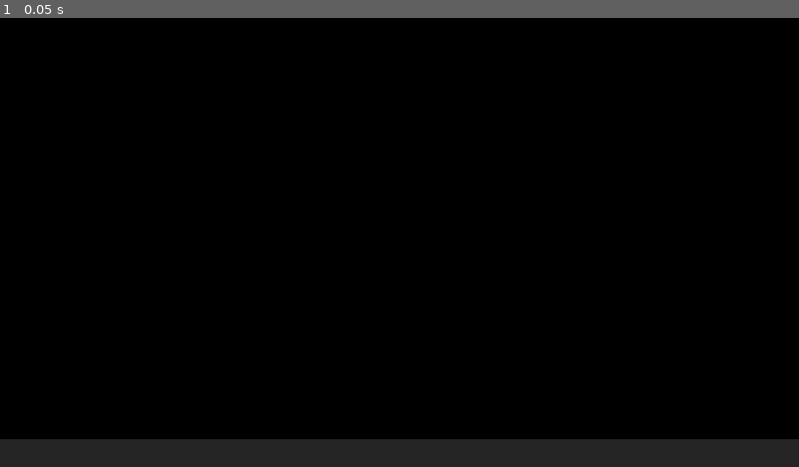
Above: before the commit, frame 1.
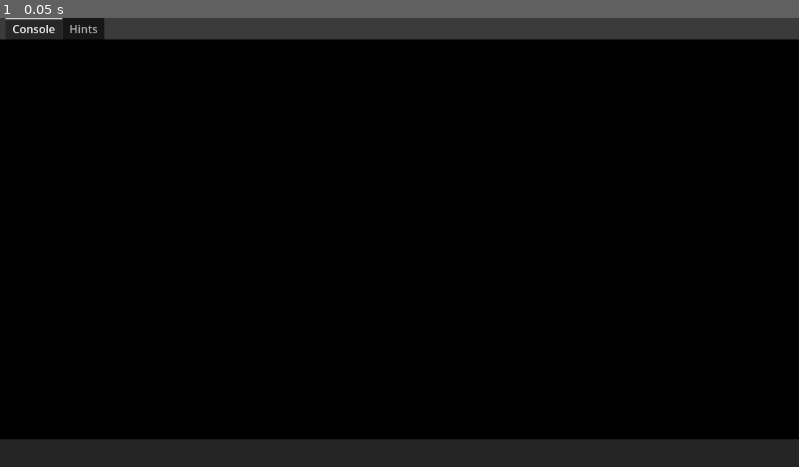
Above: after the commit, the same moment.

Repository: EmilyV99/GodotAP
Game: Godot game, scene res://ui/base_console.tscn
The game is run twice, just before and just after one commit, with the same random seed, the same clock (stepped at 60 frames per second) and the same inputs. This scene is started directly instead of the project's main scene.
Inputs:
- Up to frame 1 (0.05 s): no input

The runs differ from the first frame. In frame 1, 4.7% of the frame differs, in the area x 0-100%, y 0-5%.

Commit message:
cleanup, work on hints tab

Diff:
--- a/autoloads/archipelago.gd
+++ b/autoloads/archipelago.gd
@@ -118,7 +118,8 @@
 
 static var logging_file = null
 static func open_logger() -> void:
-	logging_file = FileAccess.open("user://ap/ap_log.log",FileAccess.WRITE)
+	if not logging_file:
+		logging_file = FileAccess.open("user://ap/ap_log.log",FileAccess.WRITE)
 static func close_logger() -> void:
 	if logging_file:
 		logging_file.close()
--- a/ui/base_console.gd
+++ b/ui/base_console.gd
@@ -153,19 +153,20 @@
 			if trim_pos < 0: trim_pos = text.length()
 			var subtext := text.substr(text_pos,trim_pos-text_pos)
 			var str_sz := c.get_string_size(subtext, _font_flags)
-			while data.x < data.r and data.x + str_sz.x >= data.r:
+			while data.x < data.r and data.x + str_sz.x >= data.r and trim_pos > text_pos:
 				while trim_pos > text_pos and not text[trim_pos-1].lstrip(" \t"):
 					trim_pos -= 1
 				while trim_pos > text_pos and text[trim_pos-1].lstrip(" \t"):
 					trim_pos -= 1
 				subtext = text.substr(text_pos,trim_pos-text_pos)
 				str_sz = c.get_string_size(subtext, _font_flags)
-			if data.x >= data.r or trim_pos <= text_pos: # no space! next line!
+			if trim_pos <= text_pos: # No space at all, window is too thin
+				break # abort to avoid infinite loop
+			if data.x >= data.r: # no space! next line!
 				data.newline(c)
 				while text_pos < text.length() and not text[text_pos].lstrip("\n"):
 					text_pos += 1
 				continue
-			subtext = text.substr(text_pos,trim_pos-text_pos)
 			if subtext.lstrip(" \t"): #not all whitespace
 				str_sz = c.get_string_size(subtext, _font_flags)
 				var col = color if color.a8 else c.font_color
@@ -273,7 +274,9 @@
 	return part
 
 func add_line(text: String, ttip := "", col := Color.TRANSPARENT) -> TextPart:
-	return add_text(text+"\n", ttip, col)
+	var ret = add_text(text, ttip, col)
+	ensure_newline()
+	return ret
 
 func add_linebreak(count := 1) -> LineBreakPart:
 	var part = LineBreakPart.new()
@@ -341,6 +344,7 @@
 	return get_viewport().get_mouse_position() - global_position + Util.MOUSE_OFFSET
 
 func refocus_part():
+	if Engine.is_editor_hint(): return
 	var pos := _get_mouse_pos()
 	var new_hover: ConsolePart = null
 	var hov_hb: Rect2
@@ -386,6 +390,9 @@
 		part.draw(self, _draw_data)
 	if hovered_part:
 		hovered_part.draw_hover(self, _draw_data)
+
+	if Engine.is_editor_hint(): return
+
 	var max_scroll = _draw_data.max_scroll()
 	if scroll > max_scroll:
 		scroll = max_scroll
--- a/ui/base_console.tscn
+++ b/ui/base_console.tscn
@@ -1,10 +1,8 @@
-[gd_scene load_steps=8 format=3 uid="uid://cgq7n1figlpu3"]
+[gd_scene load_steps=6 format=3 uid="uid://cgq7n1figlpu3"]
 
 [ext_resource type="Script" path="res://ui/console_container.gd" id="1_gj1xe"]
-[ext_resource type="Script" path="res://ui/base_console.gd" id="1_hvqhv"]
-[ext_resource type="Script" path="res://ui/console_tab.gd" id="2_6f1h8"]
-[ext_resource type="Script" path="res://ui/typing_bar.gd" id="3_37wlj"]
-[ext_resource type="SystemFont" uid="uid://73rjoc23d4ub" path="res://ui/console_font.tres" id="3_qc5eo"]
+[ext_resource type="PackedScene" uid="uid://c51q4vrwhlcl7" path="res://ui/console_tab.tscn" id="2_704wl"]
+[ext_resource type="Script" path="res://ui/hints_tab.gd" id="3_iwodb"]
 
 [sub_resource type="StyleBoxEmpty" id="StyleBoxEmpty_rud5c"]
 
@@ -28,70 +26,37 @@
 color = Color(0.231373, 0.231373, 0.231373, 1)
 
 [node name="Tabs" type="TabContainer" parent="."]
+custom_minimum_size = Vector2(1366, 705)
 layout_mode = 2
 theme_override_styles/panel = SubResource("StyleBoxEmpty_rud5c")
 theme_override_styles/tabbar_background = SubResource("StyleBoxFlat_5222u")
-tabs_visible = false
 tab_focus_mode = 0
 
-[node name="Console" type="VBoxContainer" parent="Tabs"]
+[node name="Console" parent="Tabs" instance=ExtResource("2_704wl")]
 layout_mode = 2
-script = ExtResource("2_6f1h8")
+theme_override_constants/separation = 0
 
-[node name="Cont" type="MarginContainer" parent="Tabs/Console"]
-layout_mode = 2
-theme_override_constants/margin_left = 0
-theme_override_constants/margin_top = 0
-theme_override_constants/margin_right = 0
-theme_override_constants/margin_bottom = 0
-
-[node name="BG" type="ColorRect" parent="Tabs/Console/Cont"]
-layout_mode = 2
-color = Color(0, 0, 0, 1)
-
-[node name="ConsoleMargin" type="MarginContainer" parent="Tabs/Console/Cont"]
-clip_contents = true
-layout_mode = 2
-size_flags_horizontal = 3
-size_flags_vertical = 3
-focus_next = NodePath("Console")
-focus_previous = NodePath("Console")
-focus_mode = 1
-theme_override_constants/margin_left = 8
-theme_override_constants/margin_top = 8
-theme_override_constants/margin_right = 8
-theme_override_constants/margin_bottom = 8
-
-[node name="Console" type="Control" parent="Tabs/Console/Cont/ConsoleMargin"]
-layout_mode = 2
-focus_next = NodePath("../../../TypingBar")
-focus_previous = NodePath("../../../TypingBar")
-focus_mode = 2
-mouse_filter = 1
-script = ExtResource("1_hvqhv")
-font = ExtResource("3_qc5eo")
-
-[node name="TooltipBG" type="ColorRect" parent="Tabs/Console/Cont/ConsoleMargin/Console"]
+[node name="Hints" type="VBoxContainer" parent="Tabs"]
 visible = false
 layout_mode = 2
-offset_right = 40.0
-offset_bottom = 40.0
-mouse_filter = 2
-color = Color(0.150075, 0.150075, 0.150075, 1)
+theme_override_constants/separation = 0
+script = ExtResource("3_iwodb")
 
-[node name="Tooltip" type="Label" parent="Tabs/Console/Cont/ConsoleMargin/Console/TooltipBG"]
-layout_mode = 0
-offset_right = 1.0
-offset_bottom = 23.0
-autowrap_mode = 2
+[node name="Header" type="HBoxContainer" parent="Tabs/Hints"]
+custom_minimum_size = Vector2(0, 50)
+layout_mode = 2
+size_flags_stretch_ratio = 0.0
 
-[node name="TypingBar" type="ColorRect" parent="Tabs/Console"]
+[node name="Button" type="Button" parent="Tabs/Hints/Header"]
 layout_mode = 2
-focus_next = NodePath(".")
-focus_previous = NodePath(".")
-focus_mode = 2
-color = Color(0.145266, 0.145266, 0.145266, 1)
-script = ExtResource("3_37wlj")
-font = ExtResource("3_qc5eo")
+size_flags_horizontal = 0
+text = "Receiving Player"
 
-[connection signal="send_text" from="Tabs/Console/TypingBar" to="Tabs/Console/Cont/ConsoleMargin/Console" method="send_msg"]
+[node name="Console" parent="Tabs/Hints" instance=ExtResource("2_704wl")]
+layout_mode = 2
+size_flags_vertical = 3
+
+[node name="TypingBar" parent="Tabs/Hints/Console" index="1"]
+visible = false
+
+[editable path="Tabs/Hints/Console"]
--- /dev/null
+++ b/ui/base_tab.gd
@@ -0,0 +1 @@
+class_name BaseTab extends VBoxContainer
--- a/ui/commonclient_console.tscn
+++ b/ui/commonclient_console.tscn
@@ -4,6 +4,7 @@
 
 [node name="ConsoleContainer" instance=ExtResource("1_aq3x3")]
 
-[node name="Hints" type="VBoxContainer" parent="Tabs" index="2"]
-visible = false
-layout_mode = 2
+[node name="Header" parent="Tabs/Hints" index="0"]
+size_flags_vertical = 3
+
+[editable path="Tabs/Console"]
--- a/ui/console_container.gd
+++ b/ui/console_container.gd
@@ -1,10 +1,19 @@
-class_name ConsoleContainer extends MarginContainer
+@tool class_name ConsoleContainer extends MarginContainer
 
 @onready var tabs: TabContainer = $Tabs
 @onready var console_tab: ConsoleTab = $Tabs/Console
+@onready var hints_tab: HintsTab = $Tabs/Hints
 @onready var console: BaseConsole = console_tab.console
 @onready var typing_bar: TypingBar = console_tab.typing_bar
 
+@export var hide_console_tab := false :
+	set(val):
+		hide_console_tab = val
+		refresh_hidden()
+@export var hide_hints_tab := false :
+	set(val):
+		hide_hints_tab = val
+		refresh_hidden()
 
 var console_window: Window :
 	get = get_console_window
@@ -18,15 +27,34 @@
 	console_window = p
 	return p
 
+func recount() -> int: ## Returns the number of visible tabs, and sets the tabbar's visibility.
+	var count := 0
+	for q in tabs.get_tab_count():
+		if not tabs.is_tab_hidden(q):
+			count += 1
+	tabs.tabs_visible = count > 1
+	return count
+
+func refresh_hidden() -> void:
+	if Engine.is_editor_hint(): return
+	if not is_node_ready(): return
+	tabs.set_tab_hidden(tabs.get_tab_idx_from_control(console_tab), hide_console_tab)
+	tabs.set_tab_hidden(tabs.get_tab_idx_from_control(hints_tab), hide_hints_tab)
+	while tabs.is_tab_hidden(tabs.get_tab_idx_from_control(tabs.get_current_tab_control())):
+		tabs.select_next_available()
+	recount()
+
 func _ready() -> void:
-	tabs.tabs_visible = tabs.get_child_count() > 1
+	refresh_hidden()
 	typing_bar.grab_focus()
 	console_window.size_changed.connect(update_cont_size)
 	update_cont_size()
 
 func update_cont_size() -> void:
 	position = Vector2.ZERO
-	custom_minimum_size = console_window.size
+	var sz := console_window.size
+	custom_minimum_size = sz
+	tabs.custom_minimum_size = sz
 	reset_size()
 	queue_sort()
 
--- a/ui/console_tab.gd
+++ b/ui/console_tab.gd
@@ -1,18 +1,18 @@
-class_name ConsoleTab extends VBoxContainer
+@tool class_name ConsoleTab extends BaseTab
 
 @onready var console_cont = $Cont
 @onready var console: BaseConsole = $Cont/ConsoleMargin/Console
-@onready var typing_bar = $TypingBar
+var typing_bar: TypingBar = null
 
 func _ready():
 	sort_children.connect(update_cont_size)
-
+	typing_bar = get_node_or_null("TypingBar")
 
 func update_cont_size():
-	assert(typing_bar)
 	var console_size = size
-	var bar_height = typing_bar.calc_height()
+	var bar_height = typing_bar.calc_height() if typing_bar and typing_bar.visible else 0
 	console_size.y = console_size.y - bar_height
 
-	fit_child_in_rect(typing_bar, Rect2(Vector2(0,console_size.y),Vector2(size.x,bar_height)))
+	if typing_bar:
+		fit_child_in_rect(typing_bar, Rect2(Vector2(0,console_size.y),Vector2(size.x,bar_height)))
 	fit_child_in_rect(console_cont, Rect2(Vector2.ZERO,console_size))
--- /dev/null
+++ b/ui/console_tab.tscn
@@ -0,0 +1,78 @@
+[gd_scene load_steps=6 format=3 uid="uid://c51q4vrwhlcl7"]
+
+[ext_resource type="Script" path="res://ui/console_tab.gd" id="1_wya3j"]
+[ext_resource type="Script" path="res://ui/base_console.gd" id="2_ilcwq"]
+[ext_resource type="SystemFont" uid="uid://73rjoc23d4ub" path="res://ui/console_font.tres" id="3_iispj"]
+[ext_resource type="Script" path="res://ui/typing_bar.gd" id="4_gp0g4"]
+[ext_resource type="PackedScene" uid="uid://cm123kfw5gslb" path="res://ui/stringbar.tscn" id="5_6p6ej"]
+
+[node name="Console" type="VBoxContainer"]
+offset_right = 46.0
+offset_bottom = 20.0
+script = ExtResource("1_wya3j")
+
+[node name="Cont" type="MarginContainer" parent="."]
+layout_mode = 2
+theme_override_constants/margin_left = 0
+theme_override_constants/margin_top = 0
+theme_override_constants/margin_right = 0
+theme_override_constants/margin_bottom = 0
+
+[node name="BG" type="ColorRect" parent="Cont"]
+layout_mode = 2
+color = Color(0, 0, 0, 1)
+
+[node name="ConsoleMargin" type="MarginContainer" parent="Cont"]
+clip_contents = true
+layout_mode = 2
+size_flags_horizontal = 3
+size_flags_vertical = 3
+focus_next = NodePath("Console")
+focus_previous = NodePath("Console")
+focus_mode = 1
+theme_override_constants/margin_left = 8
+theme_override_constants/margin_top = 8
+theme_override_constants/margin_right = 8
+theme_override_constants/margin_bottom = 8
+
+[node name="Console" type="Control" parent="Cont/ConsoleMargin"]
+custom_minimum_size = Vector2(30, 0)
+layout_mode = 2
+focus_next = NodePath("../../../TypingBar")
+focus_previous = NodePath("../../../TypingBar")
+focus_mode = 2
+mouse_filter = 1
+script = ExtResource("2_ilcwq")
+font = ExtResource("3_iispj")
+
+[node name="TooltipBG" type="ColorRect" parent="Cont/ConsoleMargin/Console"]
+visible = false
+layout_mode = 2
+offset_right = 40.0
+offset_bottom = 40.0
+mouse_filter = 2
+color = Color(0.150075, 0.150075, 0.150075, 1)
+
+[node name="Tooltip" type="Label" parent="Cont/ConsoleMargin/Console/TooltipBG"]
+layout_mode = 0
+offset_right = 1.0
+offset_bottom = 23.0
+autowrap_mode = 2
+
+[node name="TypingBar" type="ColorRect" parent="."]
+layout_mode = 2
+focus_next = NodePath(".")
+focus_previous = NodePath(".")
+focus_mode = 2
+color = Color(0.145266, 0.145266, 0.145266, 1)
+script = ExtResource("4_gp0g4")
+font = ExtResource("3_iispj")
+
+[node name="StringBar" parent="TypingBar" instance=ExtResource("5_6p6ej")]
+layout_mode = 1
+offset_left = -219.5
+offset_top = 99.0
+offset_right = -219.5
+offset_bottom = 66.0
+
+[connection signal="send_text" from="TypingBar" to="Cont/ConsoleMargin/Console" method="send_msg"]
--- /dev/null
+++ b/ui/hints_tab.gd
@@ -0,0 +1 @@
+class_name HintsTab extends BaseTab
